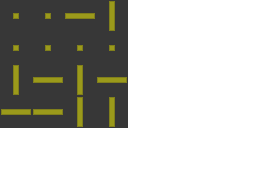
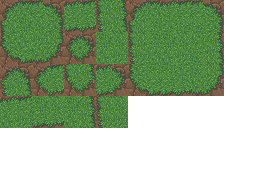
Comparing the layer stacks of the two (256, 192) images. Changes:
"pave yellow lines": opacity 50% → 20%, moved it into group "Layer Group" over [left=1, top=1, right=127, bottom=127]
moved "pavement base3" into group "Layer Group" over [left=0, top=0, right=128, bottom=128]
moved "pavement base2" into group "Layer Group", painted on it over [left=0, top=0, right=128, bottom=128]
moved "pavement base" into group "Layer Group", painted on it over [left=0, top=0, right=128, bottom=128]
showed "t_grass", painted on it over [left=0, top=0, right=224, bottom=128]
